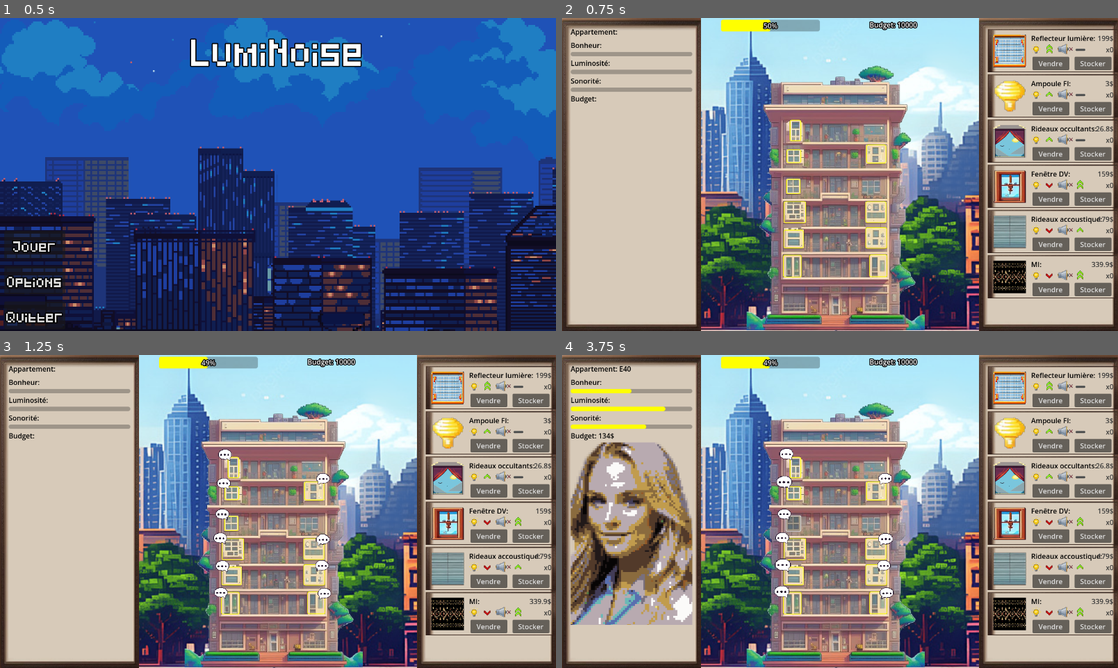
Above: before the commit, frames 1-4 (two rows, left to right).
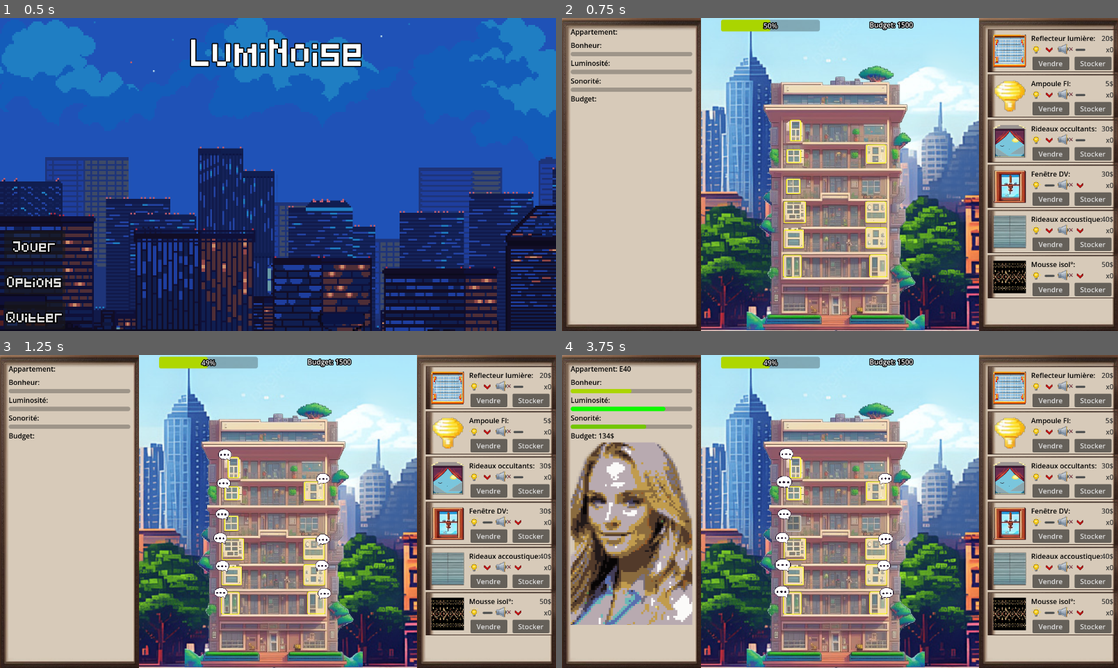
Above: after the commit, the same moments.

Repository: Ranger1986/jeuserieux
Game: Godot game, scene res://Scene/menu.tscn
The game is run twice, just before and just after one commit, with the same random seed, the same clock (stepped at 60 frames per second) and the same inputs.
Inputs (mouse positions are in pixels of both pictures, inside the frame that each line leads up to):
- Up to frame 1 (0.5 s): no input
- Up to frame 2 (0.75 s): click "Jouer" at 0.5 s
- Up to frame 3 (1.25 s): no input
- Up to frame 4 (3.75 s): click (795, 467) at 1.25 s; click (795, 492) at 2 s; click (878, 489) at 2.75 s; click (795, 524) at 3.5 s

Frame 1 is identical in both runs. In frame 2, 0.7% of the frame differs, in the area x 28-100%, y 0-84%; in frame 3, 0.7%; in frame 4, 1.3%, in the area x 1-100%, y 0-84%.

Commit message:
MAJ des valeurs des objets + lerp

Diff:
--- /dev/null
+++ b/Scene/EndGame.tscn
@@ -0,0 +1,3 @@
+[gd_scene format=3 uid="uid://dn57xc61du7r0"]
+
+[node name="EndGame" type="Node2D"]
--- a/Scene/audio_manager.tscn
+++ b/Scene/audio_manager.tscn
@@ -1,7 +1,24 @@
-[gd_scene load_steps=3 format=3 uid="uid://dl24ckrt2i1x4"]
+[gd_scene load_steps=10 format=3 uid="uid://dl24ckrt2i1x4"]
 
 [ext_resource type="Script" path="res://Scripts/GlobalAudioSettings.gd" id="1_5m3bq"]
-[ext_resource type="AudioStream" uid="uid://7gx3w0alcrbr" path="res://Assets/Home Power.wav" id="1_hxkxl"]
+[ext_resource type="AudioStream" uid="uid://sw3cnan537b" path="res://Assets/With My Name.mp3" id="2_je11h"]
+[ext_resource type="AudioStream" uid="uid://dya0ptu5nkrfb" path="res://Assets/World Of Nowhere.mp3" id="3_x4b76"]
+[ext_resource type="AudioStream" uid="uid://dtunlmvro7ter" path="res://Assets/You're Strange.mp3" id="4_ay3c8"]
+[ext_resource type="AudioStream" uid="uid://dkaabq1uh8mwp" path="res://Assets/Your Tomorrow.mp3" id="5_jirut"]
+[ext_resource type="AudioStream" uid="uid://d4djvilec13m5" path="res://Assets/A Day.mp3" id="6_xnbn2"]
+[ext_resource type="AudioStream" uid="uid://cu1fj8nfev78n" path="res://Assets/Wait And See.mp3" id="7_7si5m"]
+[ext_resource type="AudioStream" uid="uid://b463umfekr5fi" path="res://Assets/Time Circus.mp3" id="8_6ljto"]
+
+[sub_resource type="AudioStreamPlaylist" id="AudioStreamPlaylist_dmska"]
+shuffle = true
+stream_count = 7
+stream_0 = ExtResource("2_je11h")
+stream_1 = ExtResource("3_x4b76")
+stream_2 = ExtResource("4_ay3c8")
+stream_3 = ExtResource("5_jirut")
+stream_4 = ExtResource("6_xnbn2")
+stream_5 = ExtResource("7_7si5m")
+stream_6 = ExtResource("8_6ljto")
 
 [node name="AudioManager" type="Control"]
 layout_mode = 3
@@ -13,6 +30,6 @@
 script = ExtResource("1_5m3bq")
 
 [node name="AudioStreamPlayer" type="AudioStreamPlayer" parent="."]
-stream = ExtResource("1_hxkxl")
-volume_db = -10.0
+stream = SubResource("AudioStreamPlaylist_dmska")
+volume_db = -15.0
 autoplay = true
--- a/Scripts/bar.gd
+++ b/Scripts/bar.gd
@@ -25,15 +25,28 @@
 	pass
 
 func _value_changed(new_value: float) -> void:
-	if (new_value<30):
-		stBox.bg_color = Color(255,0,0)
-		theme.set_stylebox("fill", "ProgressBar", stBox)
-	elif (new_value<60):
-		stBox.bg_color = Color(255,255,0)
-		theme.set_stylebox("fill", "ProgressBar", stBox)
-	elif (new_value<80):
-		stBox.bg_color = Color(128,192,0)
-		theme.set_stylebox("fill", "ProgressBar", stBox)
+	var ColDepart: Color
+	var ColFin: Color
+	var t: float
+
+	if new_value < 30:
+		ColDepart = Color(1, 0, 0)
+		ColFin = Color(1, 1, 0)
+		t = new_value / 30.0
+	elif new_value < 60:
+		ColDepart = Color(1, 1, 0)
+		ColFin = Color(0.5, 0.75, 0)
+		t = (new_value - 30.0) / 30.0
+	elif new_value < 80:
+		ColDepart = Color(0.5, 0.75, 0)
+		ColFin = Color(0, 1, 0)
+		t = (new_value - 60.0) / 20.0
 	else:
-		stBox.bg_color = Color(0,255,0)
-		theme.set_stylebox("fill", "ProgressBar", stBox)
+		ColDepart = Color(0, 1, 0)
+		ColFin = Color(0, 1, 0)
+		t = 0.0
+
+	var inter = ColDepart.lerp(ColFin, t)
+
+	stBox.bg_color = inter
+	theme.set_stylebox("fill", "ProgressBar", stBox)
--- a/Scripts/foyer.gd
+++ b/Scripts/foyer.gd
@@ -57,7 +57,6 @@
 		img.load(imgString)
 		image= ImageTexture.create_from_image(img)
 
-
 func _on_bonheur_timer_timeout() -> void:
 	for foyer in liste_foyer:
 		if is_instance_valid(foyer):
@@ -106,6 +105,9 @@
 		var anim_player = get_node("animation_texte_bulle")
 		anim_player.play("idle")
 
+	if(bonheur >= 80):
+		pass
+
 func _button_pressed():
 	Foyer.set_cible(self)
 
--- a/Scripts/start.gd
+++ b/Scripts/start.gd
@@ -18,7 +18,7 @@
 func _ready() -> void:
 	budget_player_label = find_child("Budget_player")
 	bonheur_bar = find_child("Bonheur")
-	budget_player = 10000.0
+	budget_player = 1500.0
 	var store_item: Array = Item.load_items_from_json("res://items.json")
 	var scene = preload("res://Scene/item.tscn")
 	var store: VBoxContainer = find_child("VBoxContainer")
@@ -30,7 +30,6 @@
 		instance.owner=self
 		instance.connect("sell_signal", Callable(self, "_on_sell"))
 		instance.connect("stock_signal", Callable(self, "_on_stock"))
-
 
 
 func display_foyer():
--- a/items.json
+++ b/items.json
@@ -3,9 +3,9 @@
 	"id": 0,
 	"nom": "Reflecteur lumière",
 	"imgPath": "res://Assets/reflector.png",
-	"lumProt": -20,
+	"lumProt": 3,
 	"noiseProt": 0,
-	"priceStock": 199,
+	"priceStock": 20,
 	"stock": 0,
 	"hide": false
   },
@@ -13,9 +13,9 @@
 	"id": 1,
 	"nom": "Ampoule FI",
 	"imgPath": "res://Assets/ampoule.png",
-	"lumProt": -5,
+	"lumProt": 2,
 	"noiseProt": 0,
-	"priceStock": 3,
+	"priceStock": 5,
 	"stock": 0,
 	"hide": false
   },
@@ -23,9 +23,9 @@
 	"id": 2,
 	"nom": "Rideaux occultants",
 	"imgPath": "res://Assets/occultant.png",
-	"lumProt": -12,
+	"lumProt": 5,
 	"noiseProt": 0,
-	"priceStock": 26.80,
+	"priceStock": 30,
 	"stock": 0,
 	"hide": false
   },
@@ -33,9 +33,9 @@
 	"id": 3,
 	"nom": "Fenêtre DV",
 	"imgPath": "res://Assets/DV.png",
-	"lumProt": 5,
-	"noiseProt": -13,
-	"priceStock": 159,
+	"lumProt": 0,
+	"noiseProt": 4,
+	"priceStock": 30,
 	"stock": 0,
 	"hide": false
   },
@@ -43,19 +43,19 @@
 	"id": 4,
 	"nom": "Rideaux accoustique",
 	"imgPath": "res://Assets/acoustic.png",
-	"lumProt": 12,
-	"noiseProt": -12,
-	"priceStock": 179,
+	"lumProt": 1,
+	"noiseProt": 5,
+	"priceStock": 40,
 	"stock": 0,
 	"hide": false
   },
   {
 	"id": 5,
-	"nom": "MI",
+	"nom": "Mousse isol°",
 	"imgPath": "res://Assets/mi.png",
-	"lumProt": 5,
-	"noiseProt": -23,
-	"priceStock": 339.90,
+	"lumProt": 0,
+	"noiseProt": 7,
+	"priceStock": 50,
 	"stock": 0,
 	"hide": false
   }
Not shown, added: Assets/A Day.mp3.import
Not shown, added: Assets/Time Circus.mp3.import
Not shown, added: Assets/Wait And See.mp3.import
Not shown, added: Assets/With My Name.mp3.import
Not shown, added: Assets/World Of Nowhere.mp3.import
Not shown, added: Assets/You're Strange.mp3.import
Not shown, added: Assets/Your Tomorrow.mp3.import
Not shown, added: Assets/A Day.mp3
Not shown, added: Assets/Time Circus.mp3
Not shown, added: Assets/Wait And See.mp3
Not shown, added: Assets/With My Name.mp3
Not shown, added: Assets/World Of Nowhere.mp3
(and 2 more such lines)
